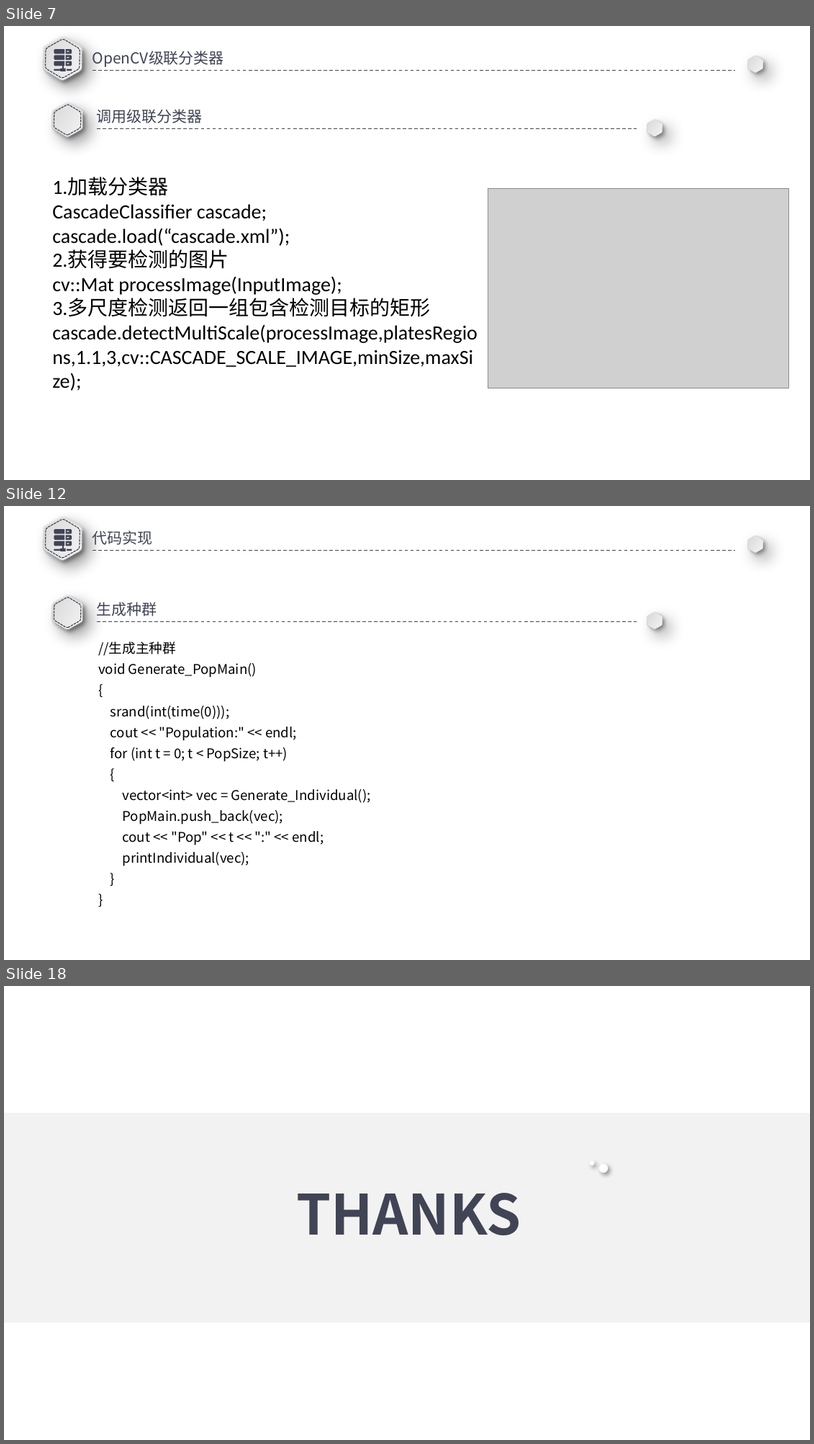
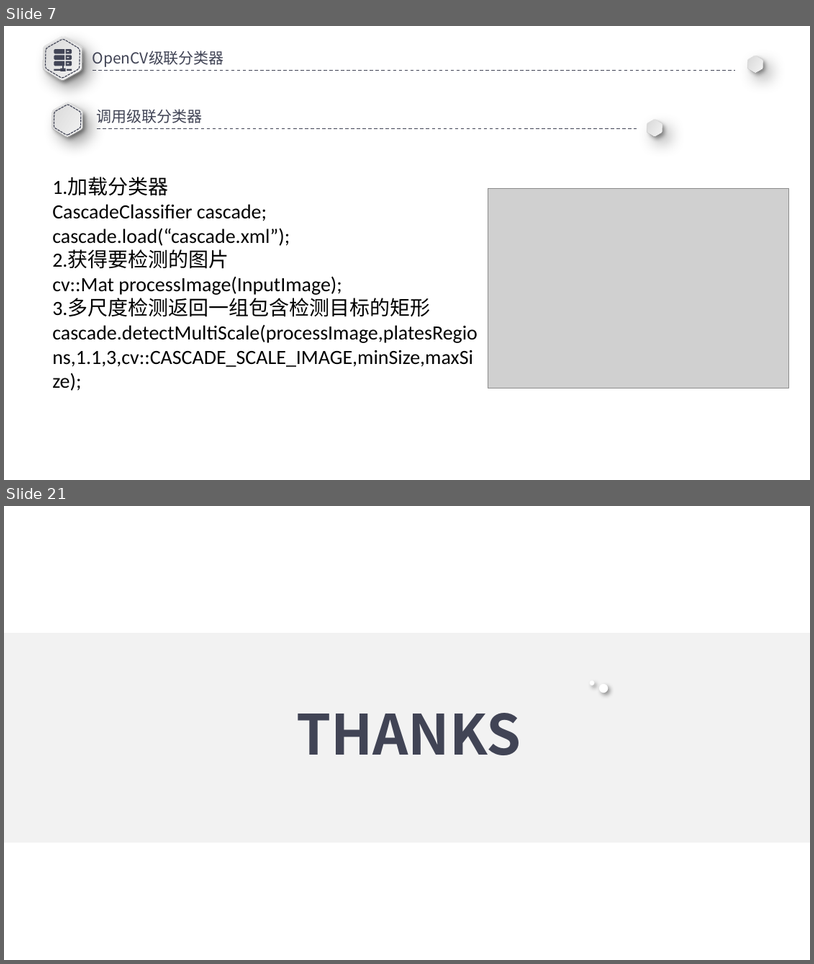
Before and after one commit to A7yanG/GA_Plank, a slide deck: 车牌.pptx. Shown one above the other, each under a label of ours: slides 7, 12 and 18 before the commit, slides 7 and 21 after it; the slides between them are not shown. The pictures are 814x1444 and 814x964 pixels, drawn with LibreOffice and Linux fonts; fonts in the diff are those of the drawing; grey boxes stand for pictures. Boxes give left, top, right and bottom in pixels: in the first picture for what was removed or moved away, otherwise in the second. Text is boxed around its words. In the diff, an @@ line names an element or a change of style, - is before the commit and + after.

```diff
--- a/车牌.pptx
+++ b/车牌.pptx
@@ slide 12 removed at bbox=[4, 506, 810, 960], background #FFFFFF @@
@@ freeform shape removed at bbox=[33, 510, 92, 568] @@
@@ freeform shape removed at bbox=[35, 512, 90, 566] @@
@@ freeform shape removed at bbox=[37, 514, 88, 564] @@
@@ freeform shape removed at bbox=[54, 529, 72, 551] @@
@@ text removed at bbox=[93, 530, 153, 545] @@
-  代码实现
@@ freeform shape removed at bbox=[745, 533, 767, 555] @@
@@ freeform shape removed at bbox=[745, 533, 766, 554] @@
@@ line removed from (93, 551) to (736, 551) @@
@@ freeform shape removed at bbox=[44, 590, 90, 636] @@
@@ freeform shape removed at bbox=[46, 592, 90, 634] @@
@@ freeform shape removed at bbox=[48, 593, 87, 631] @@
@@ text removed at bbox=[97, 602, 157, 616] @@
-  生成种群
@@ freeform shape removed at bbox=[644, 610, 666, 632] @@
@@ freeform shape removed at bbox=[644, 610, 666, 631] @@
@@ line removed from (97, 621) to (637, 621) @@
@@ text removed at bbox=[98, 641, 371, 866] @@
-//生成主种群
-void Generate_PopMain()
-{
-srand(int(time(0)));
-cout << "Population:" << endl;
-for (int t = 0; t < PopSize; t++)
-{
-vector<int> vec = Generate_Individual();
-PopMain.push_back(vec);
-cout << "Pop" << t << ":" << endl;
-printIndividual(vec);
-}
-}
@@ what was slide 18 is now slide 21 @@
```
Also in this commit, not shown: 1 slide changed, 12 slides added, 8 other slides removed, 1 other file.
